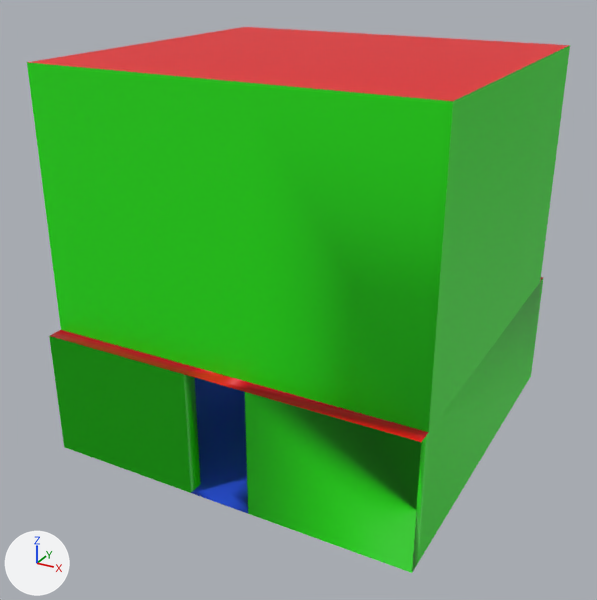
Two versions of the FBX model SferoTestVR/Assets/Art/Models/Rooms/Tall/3x3_Room_Tall.fbx, one commit apart.
Camera for both pictures: a 50 mm lens placed at (386.1, -56.4, 30.2), pointed at (362.6, -13.7, 8.9). Every picture has the same lights, and +X, +Y and +Z are marked at lower left. Where no turn or scale is listed for an object, it has been applied to the vertices.

The first picture shows '3x3 Room Tall'.
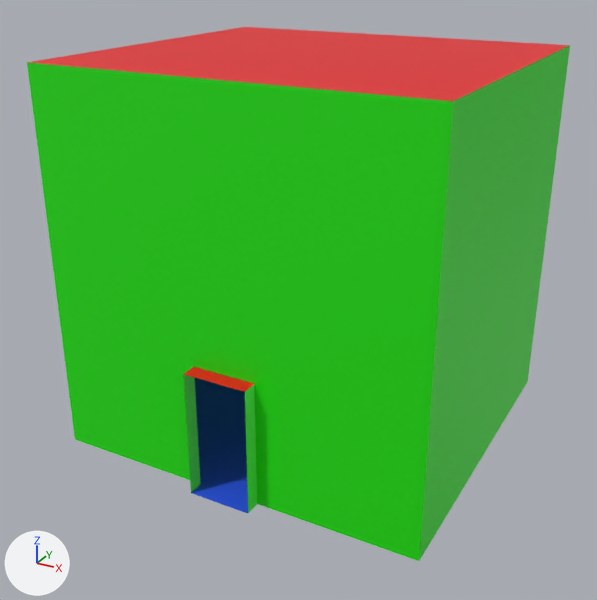
Pixel boxes (x1, y1, x2, y2) of what changed, in the pictures (597 x 600 px):
'3x3 Room Tall', reshaped: before (27, 27, 570, 573); after (27, 27, 570, 561)
part 1 of me_cube_040, deleted: before (528, 277, 544, 380)
part 2 of me_cube_040, deleted (green): before (49, 330, 429, 573)

Edits to the bpy script that builds the scene:
```text
Change me_cube_040:
    where me_cube_040.from_pydata(...)  # 50 vertices, 52 faces; spans x -12.0..12.0, y -24.0..0.0, z 0.0..24.0
    used by ob_3x3_room_tall; location = (363.0, 0.0, 0.0)
    verts and faces of me_cube_040; kept vertices keep their numbers, new ones are numbered from 50
    before: 0 (12.0, 0.0, 0.0) at pixel (531, 376), 1 (12.0, 0.0, 8.0) at pixel (543, 277), 4 (-12.0, 0.0, 0.0), 5 (-12.0, 0.0, 8.0), 14 (2.0, 0.0, 0.0)
    before: 16 (-2.0, 0.0, 0.0), 17 (-2.0, 0.0, 8.0), 19 (2.0, 0.0, 8.0), 21 (12.0, -1.0, 0.0) at pixel (527, 381), 22 (12.0, -1.0, 8.0) at pixel (540, 282)
    before: 24 (-12.0, -1.0, 0.0), 27 (-12.0, -1.0, 8.0), 29 (-2.0, -1.0, 8.0), 33 (2.0, -1.0, 8.0), 35 (2.0, -1.0, 0.0)
    before: 39 (-2.0, -1.0, 0.0)
    before: 2 (12.0, -24.0, 0.0) at pixel (412, 572), 3 (12.0, -24.0, 8.0) at pixel (421, 442), 6 (-12.0, -24.0, 0.0) at pixel (64, 447), 7 (-12.0, -24.0, 8.0) at pixel (49, 335), 8 (-2.0, -24.0, 0.0) at pixel (190, 493)
    before: 10 (2.0, -24.0, 0.0) at pixel (248, 513), 11 (2.0, -24.0, 8.0) at pixel (244, 391), 13 (-2.0, -24.0, 8.0) at pixel (183, 374), 20 (12.0, -23.0, 0.0) at pixel (419, 561), 23 (12.0, -23.0, 8.0) at pixel (428, 432)
    before: 25 (-12.0, -23.0, 0.0), 26 (-12.0, -23.0, 8.0) at pixel (60, 329), 28 (-2.0, -23.0, 8.0) at pixel (193, 366), 32 (2.0, -23.0, 8.0) at pixel (254, 383), 34 (2.0, -23.0, 0.0)
    before: 38 (-2.0, -23.0, 0.0) at pixel (200, 484)
    me_cube_040 part 1
    add delete_vertices([0, 1, 4, 5])  # with the faces that use them
    me_cube_040 part 2
    add delete_vertices([2, 3, 6, 7])  # with the faces that use them
```
